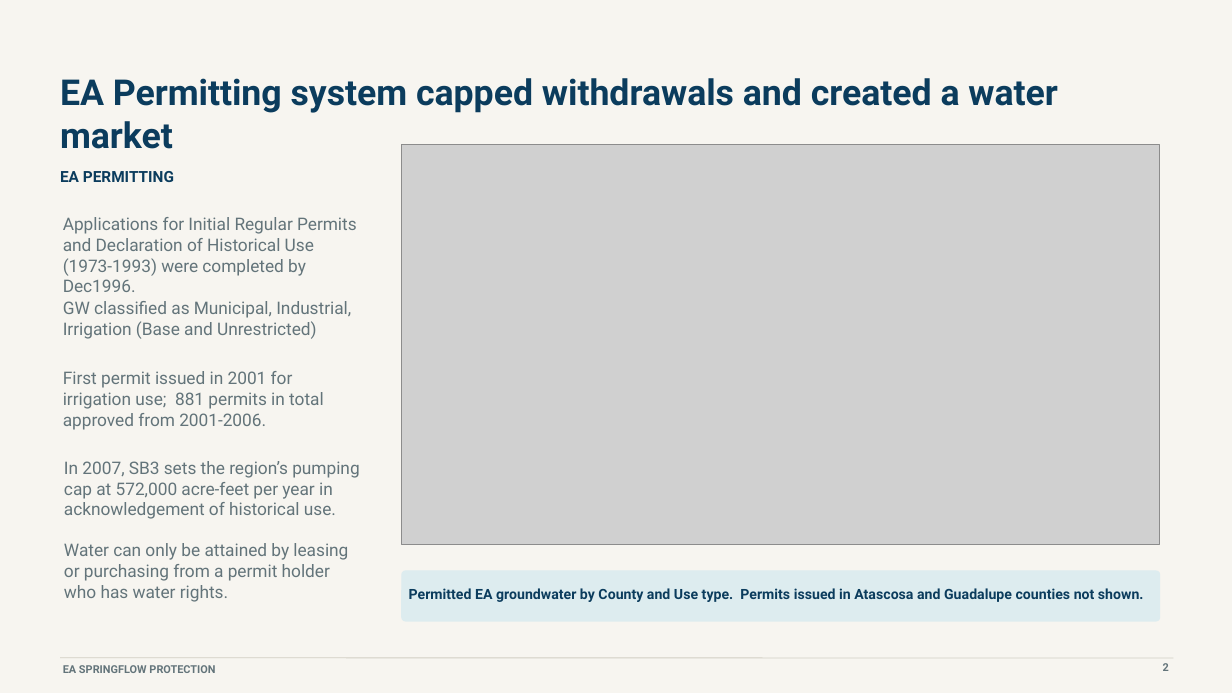
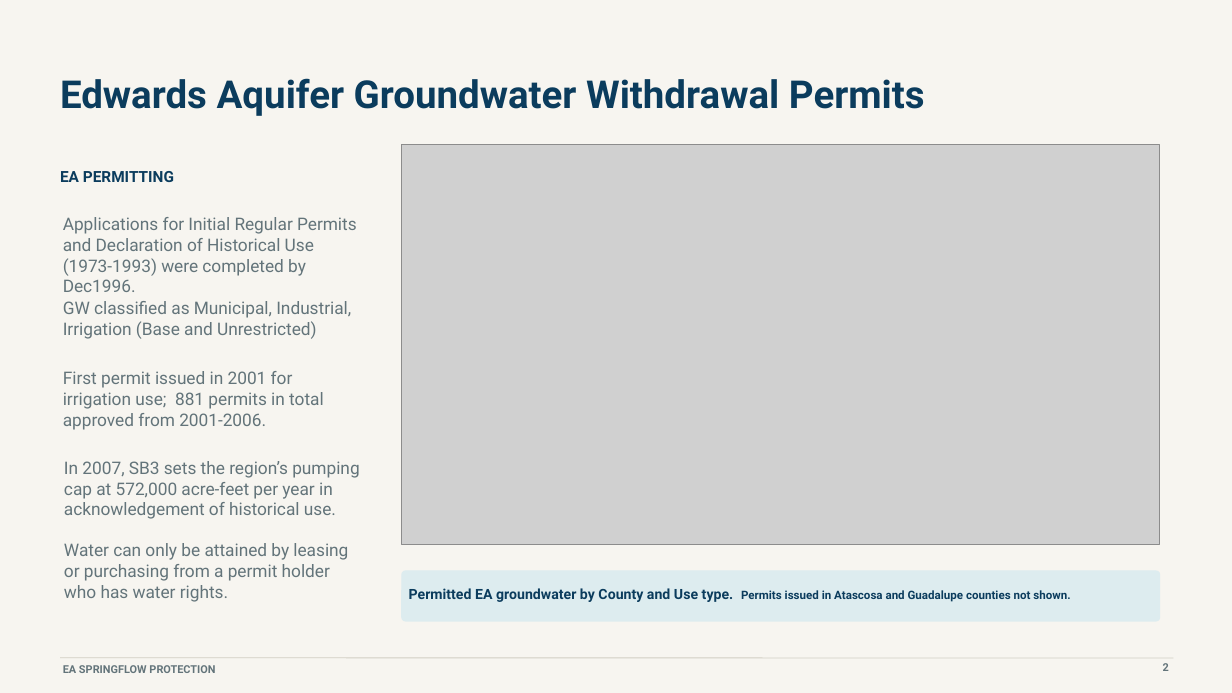
Before and after one commit to cfurl/EAHCP-Fall-2026-Sci-Comm, a slide deck: slide 5 of EAHCP_Springflow_Protection_Furl_7.21.26.pptx (slide 4 before the commit). Drawn at 1232x693 pixels with LibreOffice and Linux fonts; fonts in the diff are those of the drawing; grey boxes stand for pictures. Boxes give left, top, right and bottom in pixels: in the first picture for what was removed or moved away, otherwise in the second. Text is boxed around its words. In the diff, an @@ line names an element or a change of style, - is before the commit and + after.

```diff
--- a/EAHCP_Springflow_Protection_Furl_7.21.26.pptx
+++ b/EAHCP_Springflow_Protection_Furl_7.21.26.pptx
@@ text at <box>60,78,925,116</box>: text changed; size 27.8 to 30 pt @@
-EA Permitting system capped withdrawals and created a water market
+Edwards Aquifer Groundwater Withdrawal Permits
@@ text "Permitted EA groundwater by County ..." at <box>409,588,1070,602</box>: size 11 to 9 pt in "Permits issued in Atascosa and Guadalupe counties ..." @@
```
Also in this commit, not shown: 7 other slides changed, 3 slides added, 2 slides removed, 1 other file.
